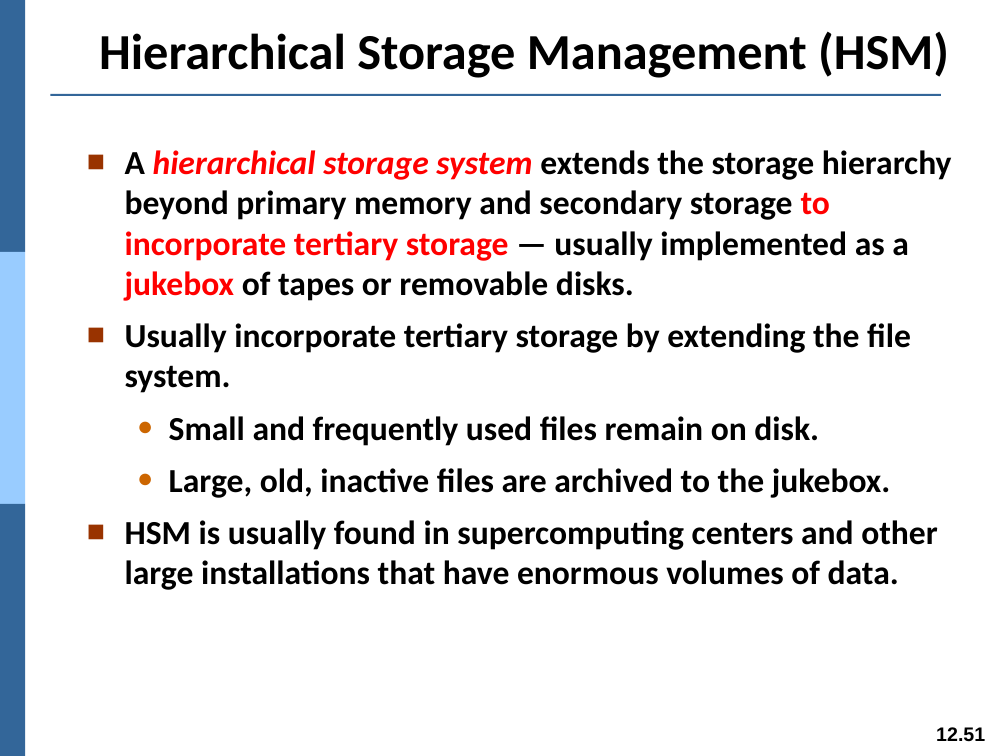
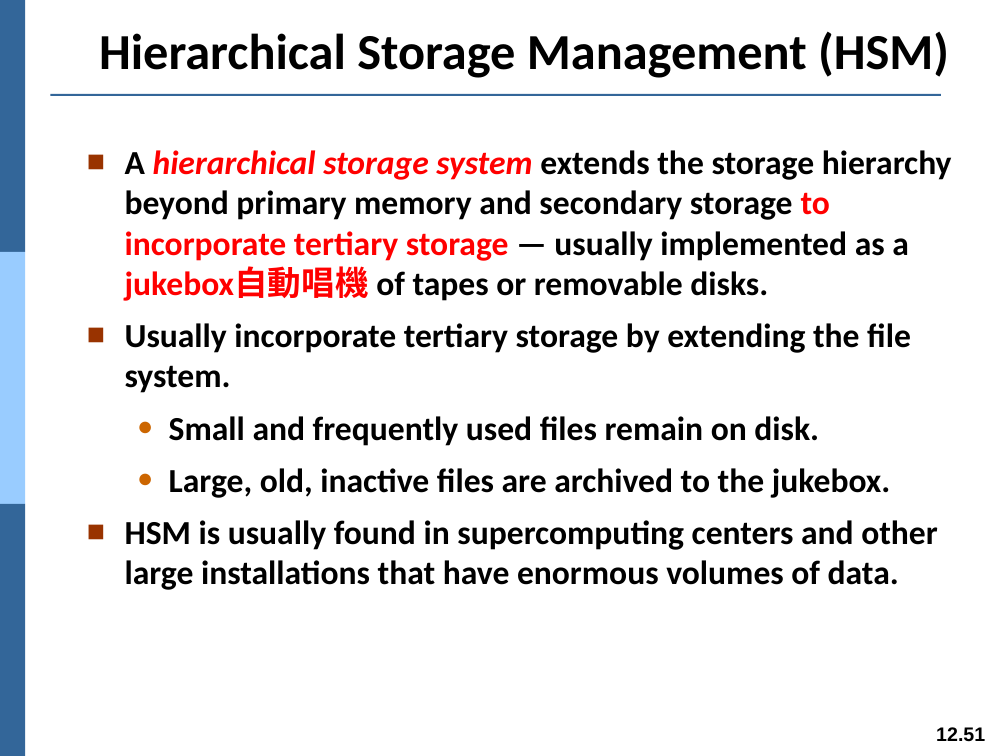
Before and after one commit to Yang09701194/OS_Learning, a slide deck: slide 51 of ch12.pptx. Drawn at 1008x756 pixels with LibreOffice and Linux fonts; fonts in the diff are those of the drawing. Boxes give left, top, right and bottom in pixels: in the first picture for what was removed or moved away, otherwise in the second. Text is boxed around its words. In the diff, an @@ line names an element or a change of style, - is before the commit and + after.

```diff
--- a/ch12.pptx
+++ b/ch12.pptx
@@ text at <box>125,150,952,301</box>: text changed @@
-■ A hierarchical storage system extends the storage hierarchy beyond primary memory and secondary storage to incorporate tertiary storage — usually implemented as a jukebox of tapes or removable disks.
+■ A hierarchical storage system extends the storage hierarchy beyond primary memory and secondary storage to incorporate tertiary storage — usually implemented as a jukebox自動唱機 of tapes or removable disks.
```
Also in this commit, not shown: 16 other slides changed.
